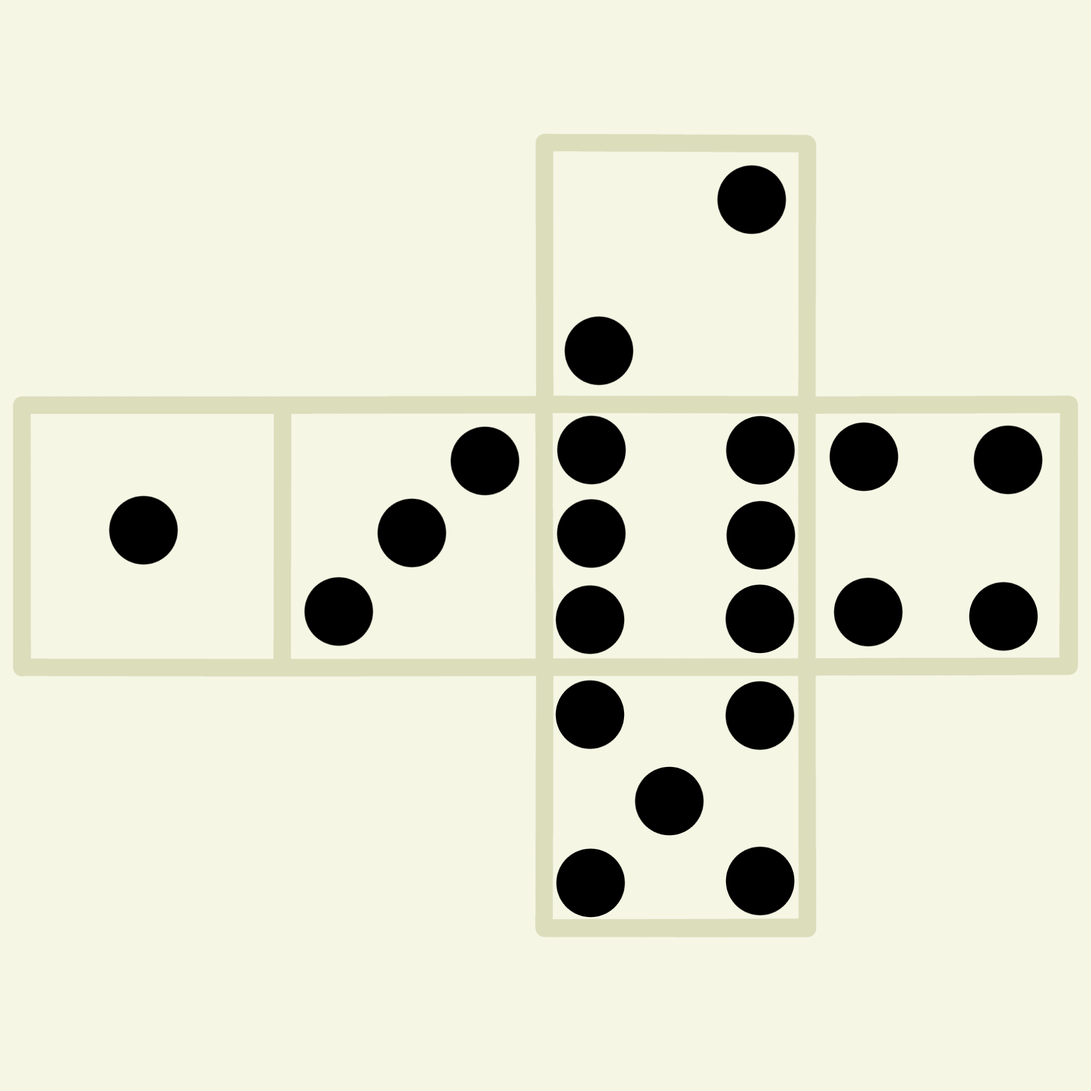
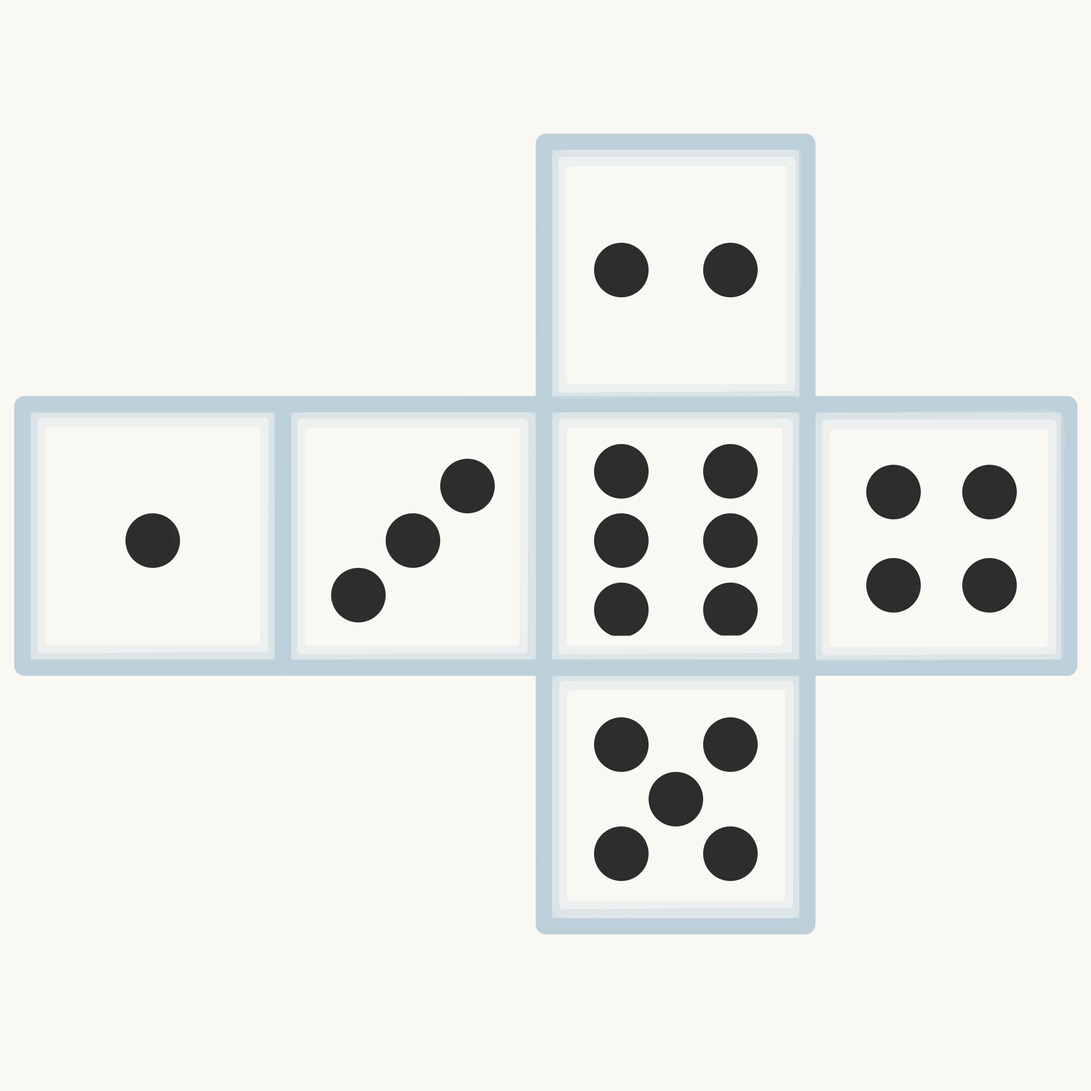
Layered file, before and after one edit (1091x1091). Changes by layer:
added layer "Pasted Layer #5" above "Pasted Layer #1" over [0, 0, 1091, 1091]
